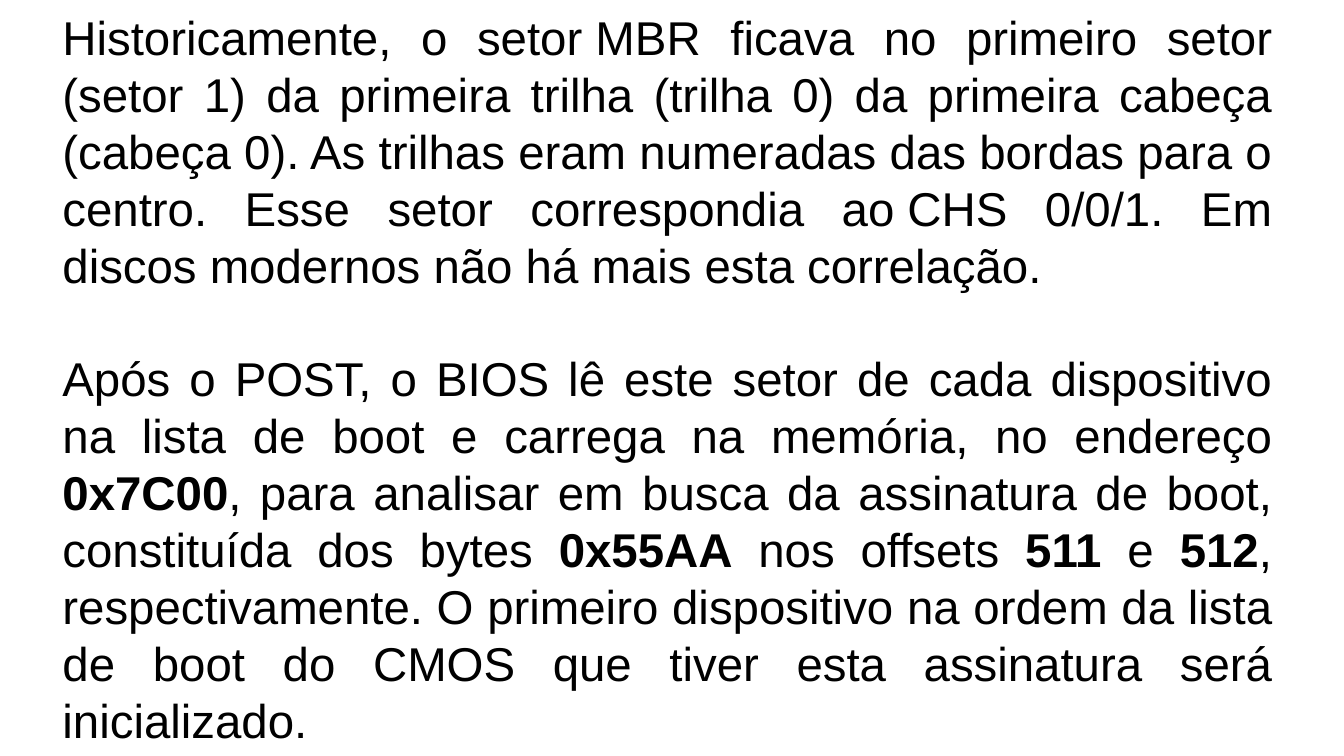
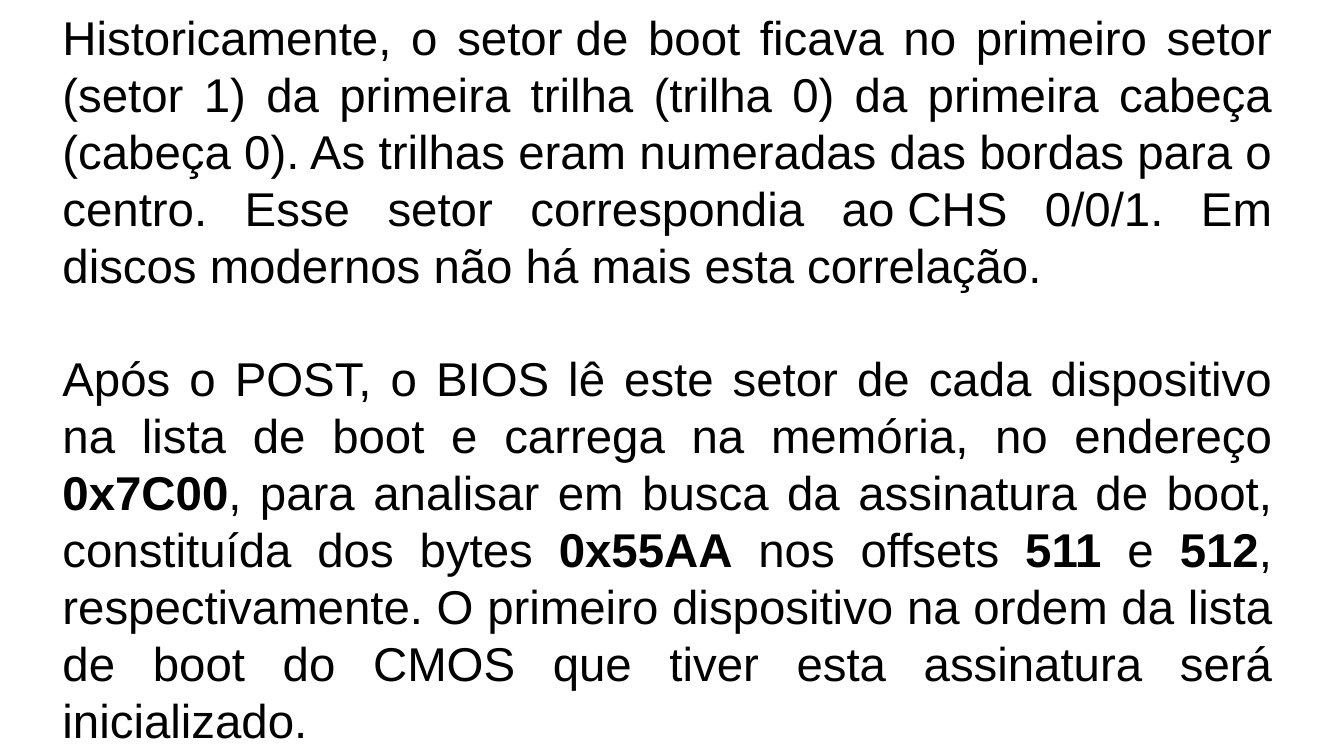
Before and after one commit to LeandroApAlmeida/Bootloader, a slide deck: slide 14 of doc/Fakenix.odp. Drawn at 1344x756 pixels with LibreOffice and Linux fonts; fonts in the diff are those of the drawing. Boxes give left, top, right and bottom in pixels: in the first picture for what was removed or moved away, otherwise in the second. Text is boxed around its words. In the diff, an @@ line names an element or a change of style, - is before the commit and + after.

```diff
--- a/doc/Fakenix.odp
+++ b/doc/Fakenix.odp
@@ text at box(62, 20, 1272, 292): text changed @@
-Historicamente, o setor MBR ficava no primeiro setor (setor 1) da primeira trilha (trilha 0) da primeira cabeça (cabeça 0). As trilhas eram numeradas das bordas para o centro. Esse setor correspondia ao CHS 0/0/1. Em discos modernos não há mais esta correlação.
+Historicamente, o setor de boot ficava no primeiro setor (setor 1) da primeira trilha (trilha 0) da primeira cabeça (cabeça 0). As trilhas eram numeradas das bordas para o centro. Esse setor correspondia ao CHS 0/0/1. Em discos modernos não há mais esta correlação.
```
Also in this commit, not shown: 9 other slides changed, 1 other file.
